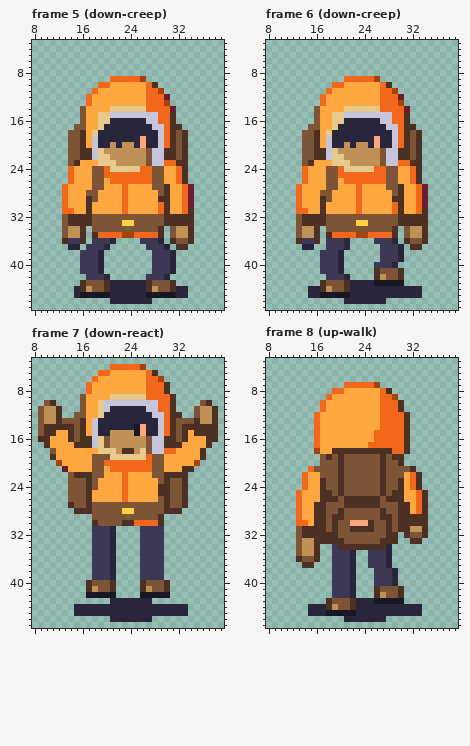
File history of a pixel-art file, art/companion-48/review-place/work/pawn-aseprite/pawn.aseprite. The first picture shows the starting point.
48x48 pixels, 28 frames. Shown: frame 5 (down-creep): x 8..39, y 3..47; frame 6 (down-creep): x 8..39, y 3..47; frame 7 (down-react): x 8..39, y 3..47; frame 8 (up-walk): x 8..39, y 3..47. The commit also changed other frames, which this record leaves out.
And afterwards:
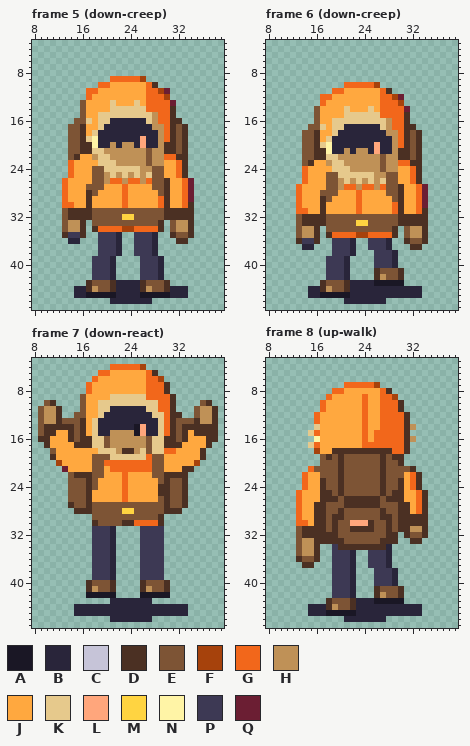
Palette (. is transparent): A #1a1725  B #29253a  C #c6c4d8  D #4b3023  E #7d5435  F #a6420c  G #f2671b  H #bf9157  J #ffa83f  K #e6c98c  L #ffa67c  M #ffd441  N #fff4a6  P #3d3954  Q #6b1e33
The edit:
Changed rows in their new state; - is an unchanged pixel.
Frame 5 (down-creep):
first column x 13:
11 ----G------------Q----
12 -----------------F----
13 ---EJ---K---K----GQ---
14 ------------------D---
15 --------KKKKKKKH------
16 --E-K---------KH---D--
17 -E-D-----------HH--ED-
18 ----------------H-----
19 ----KN----------H-----
20 ----DN----------HD----
21 -----K---------HH-----
22 --DJJH---------HHGGD--
23 -GJ------------HHJJG--
24 -------K-----HH-------
25 -------HKHKHKHK-------
26 GJ-----H--H--H---D-JGQ
27 ----E-----------------
28 ----D-----------------
29 -----J----------G-----
30 -G-------------------D
31 EDDD-EEEEEEEEEEEE-DDD-
32 ----------MM----------
33 -HH-.-----EE----D.EHH-
34 -----DGGGGFFGGGG------
35 DPP--.PPPB..PPPB.-DEE-
36 .BB.-.--PB--P--B.-.DD.
37 -..-..-PPB--PP-B..-..-
38 ---...PPPB--PPPB...---
39 ---..-PPB----PP-B..---
40 ---..-PPB----PP-B..---
41 ---..-PPB----PP-B..---
42 ----.--PB----P--B.----
43 ---.D--ED----DE--D.---
44 ---BDH-ED----DHE-DB---
45 ---B----A----A----B---
Frame 6 (down-creep):
first column x 17:
 9 ----......---
10 --..GGGGGF..-
11 -.GG-------D.
12 -G----------F
14 -----JJJ-J---
15 --JJKKKKKKGG-
16 ----KKKKKKKH-
17 K--K------KHG
18 -JK--------HH
19 -K-------B--H
20 KN--B-BB----H
21 -NBB-B--BLBBH
22 -K-H-------HH
23 -H--H------HH
24 -JKK-HHHHHEHH
25 ---KKKKKKHH--
26 ---HKHKHKHK--
27 ---HGGHGGHG--
28 --E--------E-
29 ------------E
first column x 17:
36 -.--PB--P--B.-
37 -.--PB--PP-B..
38 ..-PPB---P--B.
39 .--PB----P--B.
40 .--PB---------
41 .--PB---------
Frame 7 (down-react):
first column x 18:
10 --KKKKKKKKK-
11 --K------KK-
12 ----------KK
13 K----------K
14 K----------K
15 K----------K
16 K---------KK
17 K---------KK
18 ----------KK
Frame 8 (up-walk):
first column x 15:
 9 ---------G--------
10 ---------G--------
11 ---------G--------
12 ---------G--------
13 ---------G--------
14 -K-------G-------H
15 K--------G--------
16 -N-------G-------H
17 K--------G--------
Changed places in both pictures, as pixel boxes (x1, y1, x2, y2):
changed: (62, 88, 194, 298)
changed: (320, 76, 398, 202)
changed: (320, 238, 404, 274)
changed: (92, 400, 164, 454)
changed: (362, 394, 368, 448)
changed: (308, 424, 320, 448)
added: (410, 424, 416, 442)
